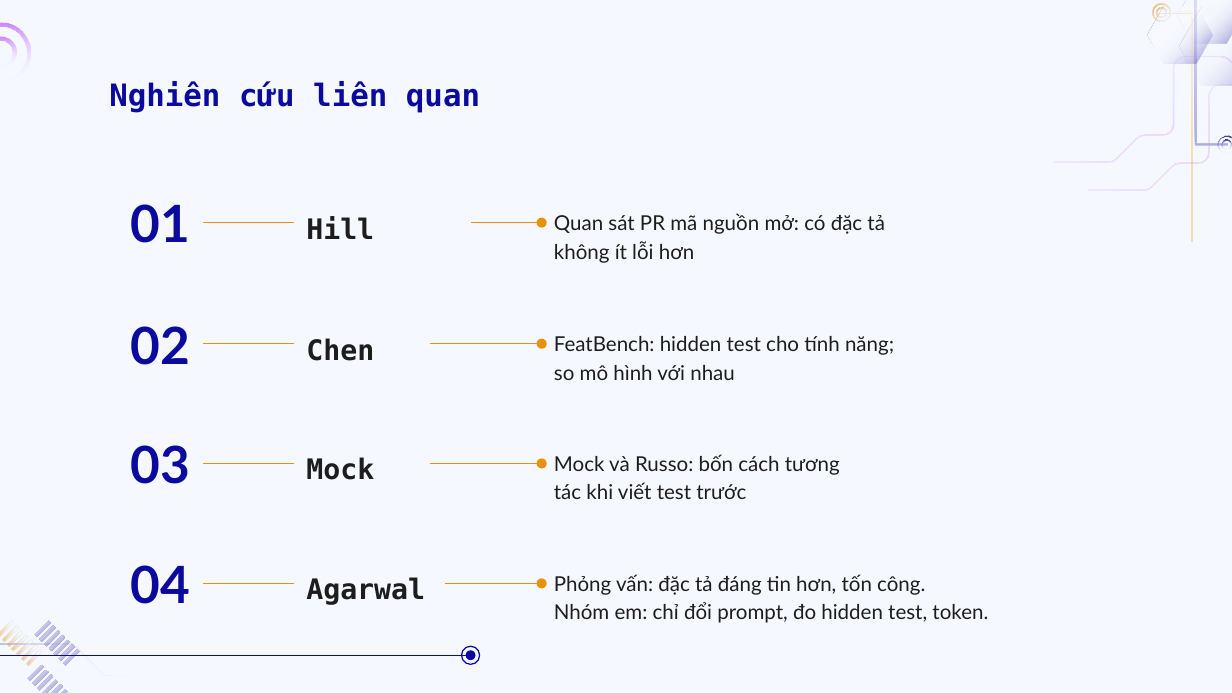
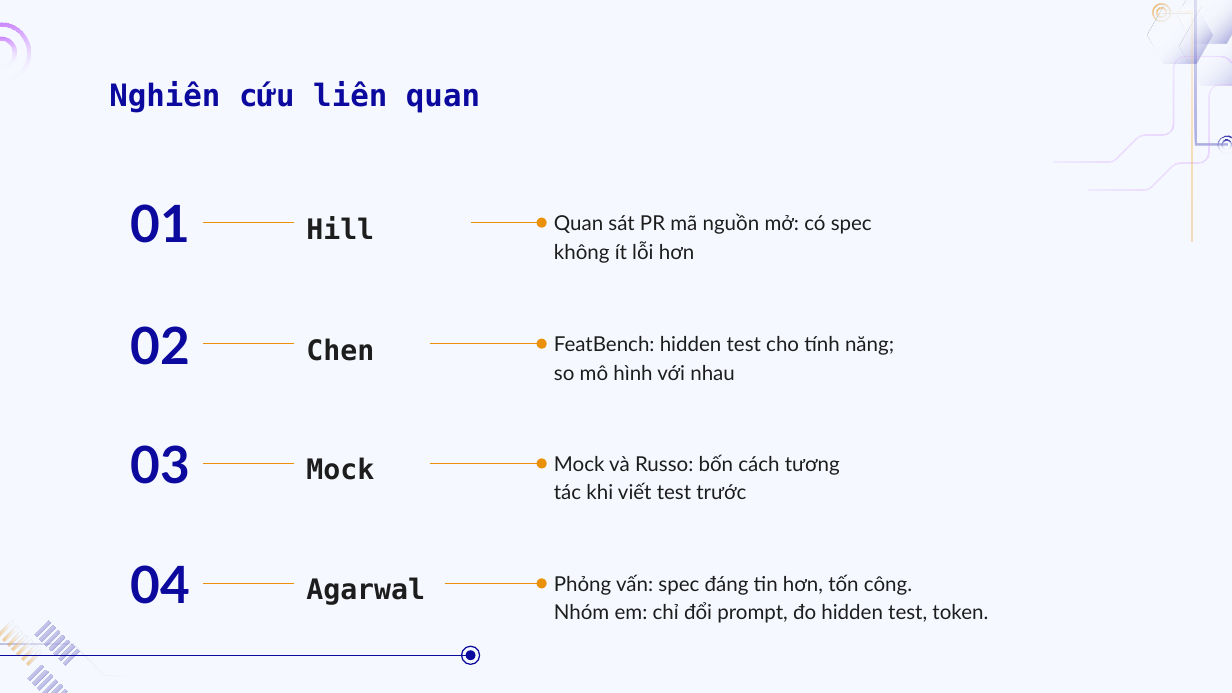
Before and after one commit to doanan293/vipharmind-ai-sdlc-study, a slide deck: slide 5 of docs/presentation/vipharmind-slides.pptx. Drawn at 1232x693 pixels with LibreOffice and Linux fonts; fonts in the diff are those of the drawing; background and template pictures are left out. Boxes give left, top, right and bottom in pixels: in the first picture for what was removed or moved away, otherwise in the second. Text is boxed around its words. In the diff, an @@ line names an element or a change of style, - is before the commit and + after.

```diff
--- a/docs/presentation/vipharmind-slides.pptx
+++ b/docs/presentation/vipharmind-slides.pptx
@@ text at <box>554,213,872,263</box>: text changed @@
-Quan sát PR mã nguồn mở: có đặc tả
-không ít lỗi hơn
+Quan sát PR mã nguồn mở: có spec
+không ít lỗi hơn
@@ text at <box>554,574,988,623</box>: text changed @@
-Phỏng vấn: đặc tả đáng tin hơn, tốn công.
-Nhóm em: chỉ đổi prompt, đo hidden test, token.
+Phỏng vấn: spec đáng tin hơn, tốn công.
+Nhóm em: chỉ đổi prompt, đo hidden test, token.
```
Also in this commit, not shown: 15 other slides changed, 3 other files.
